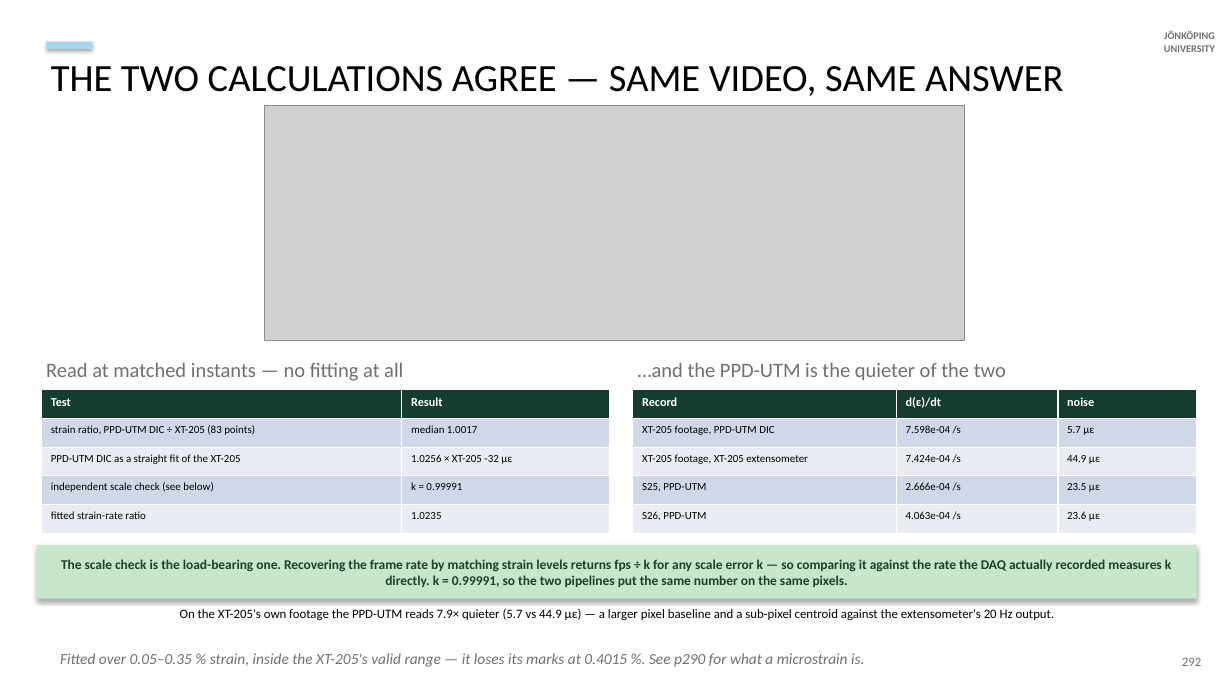
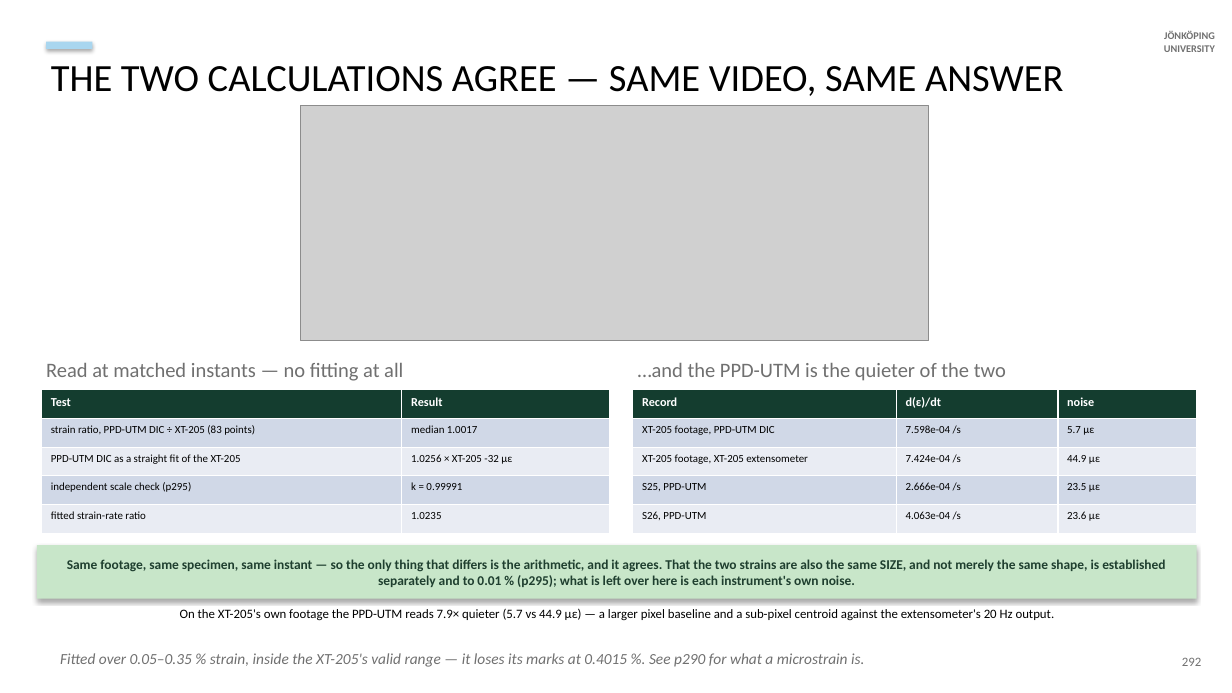
Before and after one commit to AdithyaSivakumar-3/UTM, a slide deck: slide 152 of documentation/decks/V6a_8_6_20_slides.pptx. Drawn at 1232x693 pixels with LibreOffice and Linux fonts; fonts in the diff are those of the drawing; grey boxes stand for pictures. Boxes give left, top, right and bottom in pixels: in the first picture for what was removed or moved away, otherwise in the second. Text is boxed around its words. In the diff, an @@ line names an element or a change of style, - is before the commit and + after.

```diff
--- a/documentation/decks/V6a_8_6_20_slides.pptx
+++ b/documentation/decks/V6a_8_6_20_slides.pptx
@@ picture: place and size @@
-picture at bbox=[264, 105, 965, 341]
+picture at bbox=[300, 105, 929, 341]
@@ table at bbox=[42, 390, 610, 533] @@
-row 4, column 1: independent scale check (see below)
+row 4, column 1: independent scale check (p295)
@@ text in rectangle at bbox=[67, 559, 1165, 587]: text changed @@
-The scale check is the load-bearing one. Recovering the frame rate by matching strain levels returns fps ÷ k for any scale error k — so comparing it against the rate the DAQ actually recorded measures k directly. k = 0.99991, so the two pipelines put the same number on the same pixels.
+Same footage, same specimen, same instant — so the only thing that differs is the arithmetic, and it agrees. That the two strains are also the same SIZE, and not merely the same shape, is established separately and to 0.01 % (p295); what is left over here is each instrument's own noise.
```
Also in this commit, not shown: 4 other slides changed, 1 slide added, 6 other files.
